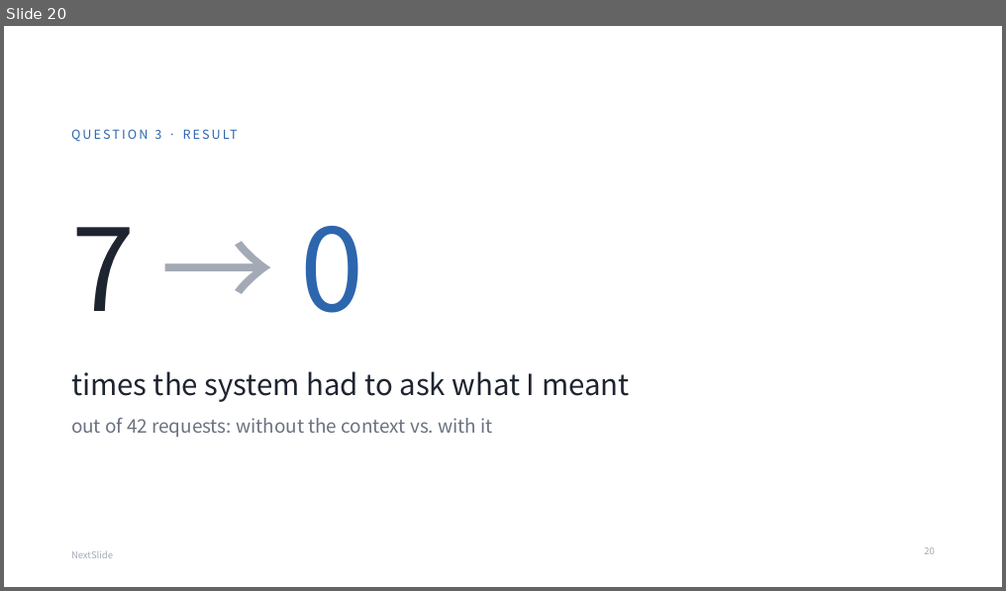
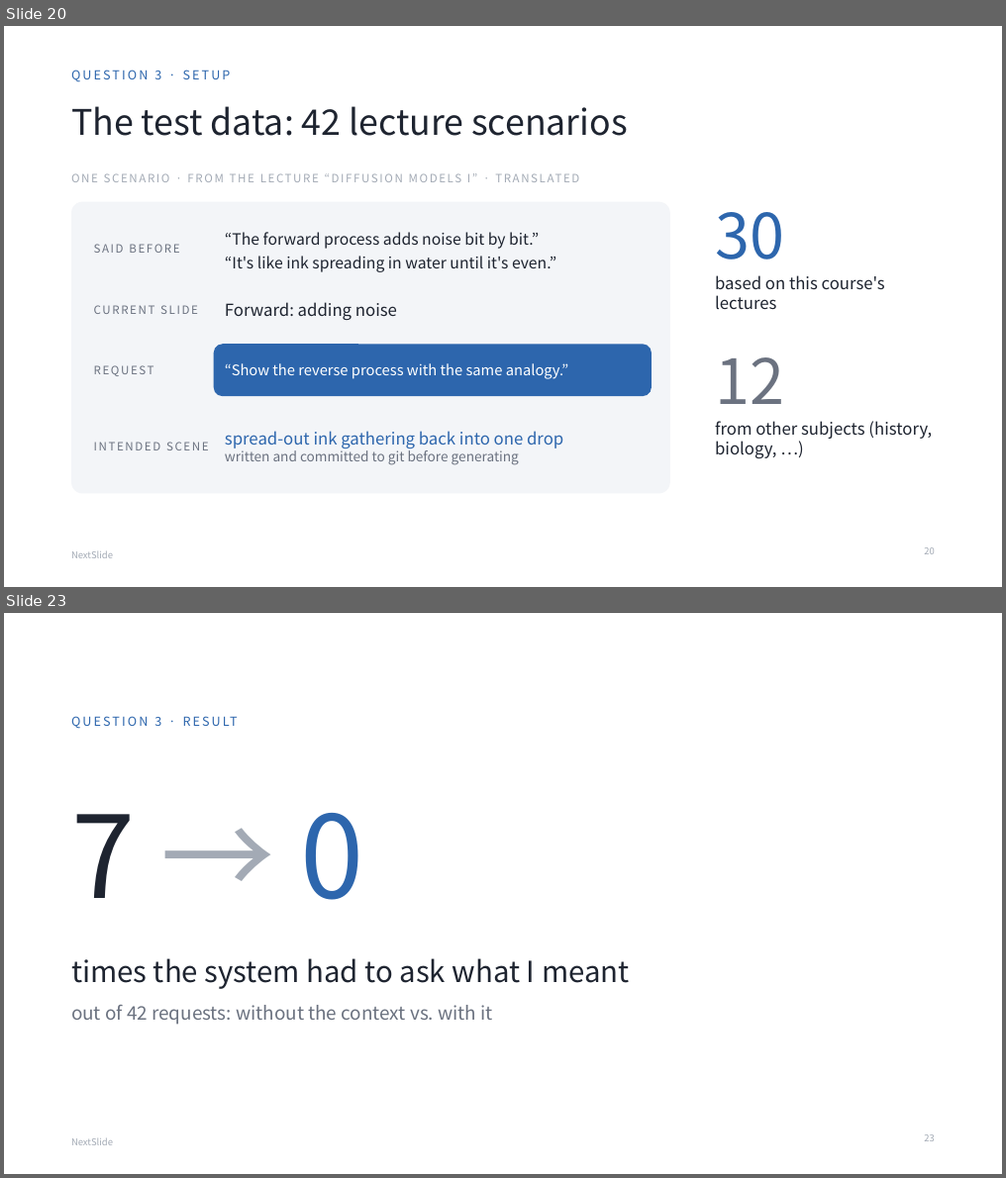
Before and after one commit to nunu0404/GenAI-proj-2026, a slide deck: docs/presentation/NextSlide_final.pptx. Shown one above the other, each under a label of ours: slide 20 before the commit, slides 20 and 23 after it; the slides between them are not shown. The pictures are 1006x591 and 1006x1178 pixels, drawn with LibreOffice and Linux fonts; fonts in the diff are those of the drawing. Boxes give left, top, right and bottom in pixels: in the first picture for what was removed or moved away, otherwise in the second. Text is boxed around its words. In the diff, an @@ line names an element or a change of style, - is before the commit and + after.

```diff
--- a/docs/presentation/NextSlide_final.pptx
+++ b/docs/presentation/NextSlide_final.pptx
@@ slide 20 added at [4,26,1002,587], background #FFFFFF; not listed: 1 template element that a slide beside it also shows @@
@@ text added at [71,70,231,82], 12 pt, text #2D66AD @@
+QUESTION 3 · SETUP
@@ title added at [71,106,627,136], 34 pt, text #1E2430 @@
+The test data: 42 lecture scenarios
@@ text added at [156,174,159,182], 11 pt, text #A3AAB5 @@
+ONE SCENARIO · FROM THE LECTURE “DIFFUSION MODELS I” · TRANSLATED
@@ rounded rectangle added at [71,202,670,494], fill #F3F5F8 @@
@@ text added at [225,232,556,273], 15 pt, text #1E2430 @@
+“The forward process adds noise bit by bit.”
+“It's like ink spreading in water until it's even.”
@@ text added at [715,212,784,260], 60 pt, text #2D66AD @@
+30
@@ text added at [94,244,179,253], 11 pt, text #6B7280 @@
+SAID BEFORE
@@ text added at [715,275,885,309], 16 pt, text #1E2430 @@
+based on this course's lectures
@@ text added at [94,305,198,314], 11 pt, text #6B7280 @@
+CURRENT SLIDE
@@ text added at [225,302,397,320], 16 pt, text #1E2430 @@
+Forward: adding noise
@@ rounded rectangle added at [214,344,651,396], fill #2D66AD @@
@@ text added at [94,366,154,376], 11 pt, text #6B7280 @@
+REQUEST
@@ text added at [225,364,569,379], 14 pt, text #FFFFFF @@
+“Show the reverse process with the same analogy.”
@@ text added at [715,358,784,404], 60 pt, text #6B7280 @@
+12
@@ text added at [225,431,563,466], 13 pt, text #6B7280 @@
+spread-out ink gathering back into one drop
+written and committed to git before generating
@@ text added at [715,421,932,459], 16 pt, text #1E2430 @@
+from other subjects (history, biology, …)
@@ text added at [94,442,209,451], 11 pt, text #6B7280 @@
+INTENDED SCENE
@@ page number added at [924,548,934,555], 9 pt, text #A3AAB5 @@
+20
@@ what was slide 20 is now slide 23 @@
@@ page number at [924,1135,934,1142]: text changed @@
-20
+23
```
Also in this commit, not shown: 7 slides changed, 3 other slides added, 1 slide removed, 35 other files.
